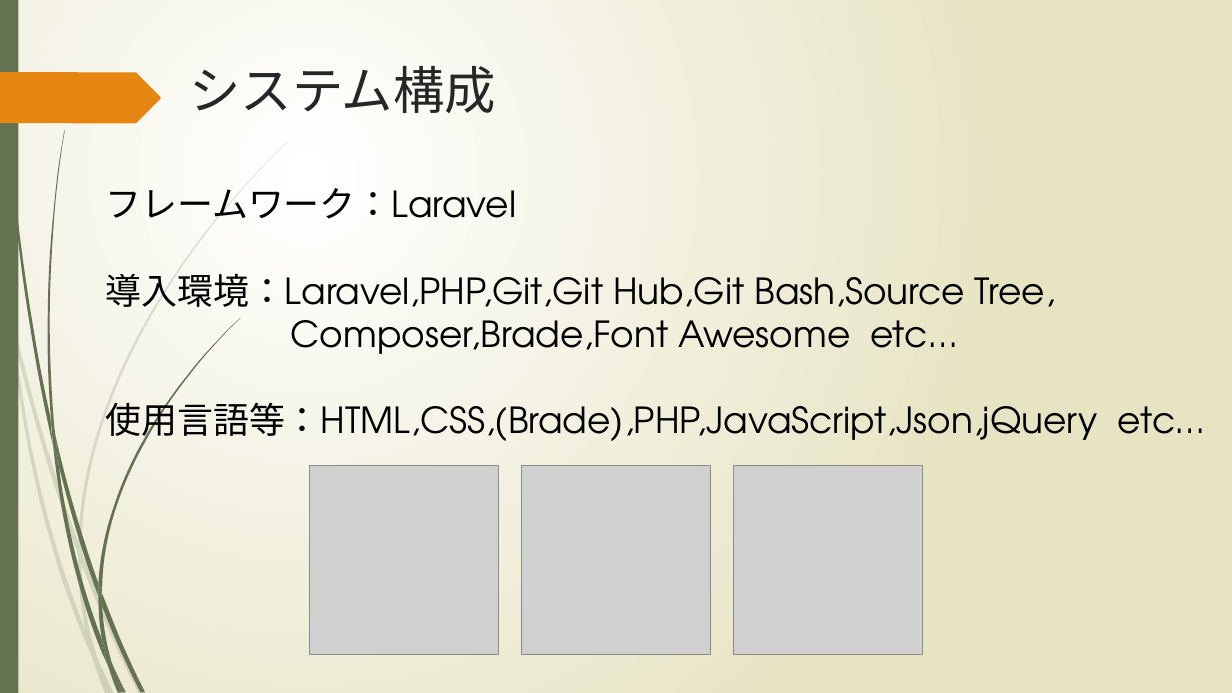
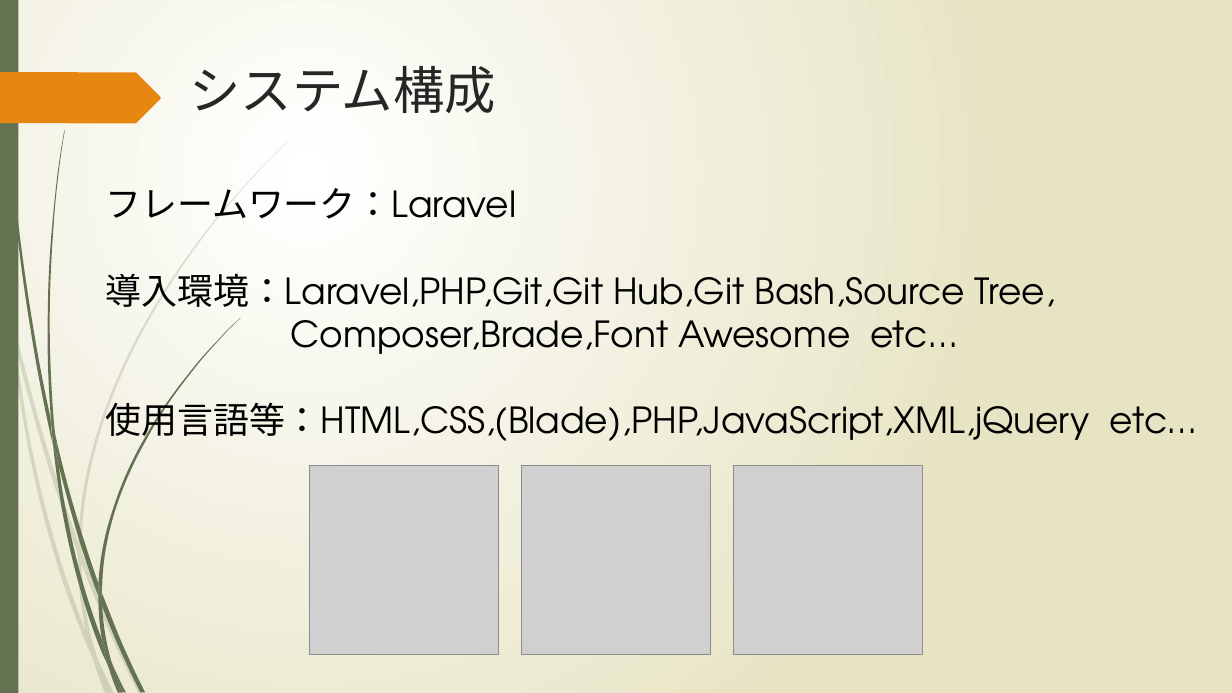
Before and after one commit to Iorin0124/KCGproject2, a slide deck: slide 5 of memo/高速案内.pptx. Drawn at 1232x693 pixels with LibreOffice and Linux fonts; fonts in the diff are those of the drawing; grey boxes stand for pictures. Boxes give left, top, right and bottom in pixels: in the first picture for what was removed or moved away, otherwise in the second. Text is boxed around its words. In the diff, an @@ line names an element or a change of style, - is before the commit and + after.

```diff
--- a/memo/高速案内.pptx
+++ b/memo/高速案内.pptx
@@ text at bbox=[106, 397, 1197, 443]: text changed @@
-使用言語等：HTML,CSS,(Brade),PHP,JavaScript,Json,jQuery etc…
+使用言語等：HTML,CSS,(Blade),PHP,JavaScript,XML,jQuery etc…
```
Also in this commit, not shown: 5 other slides changed.
